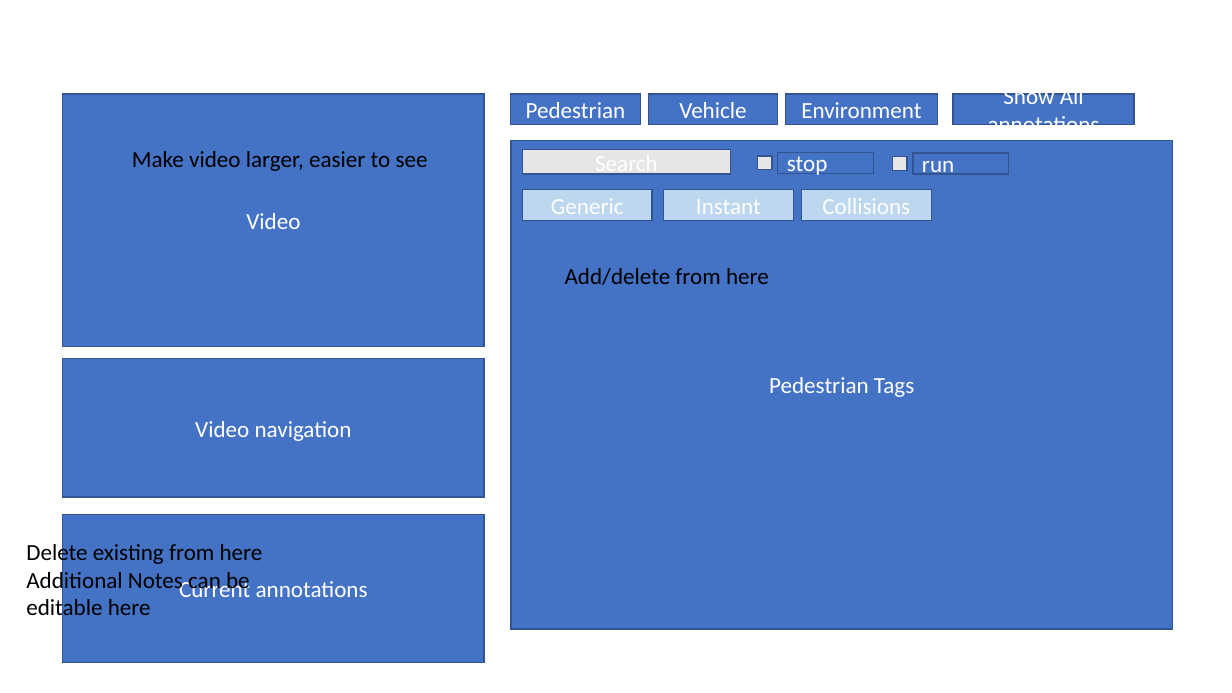
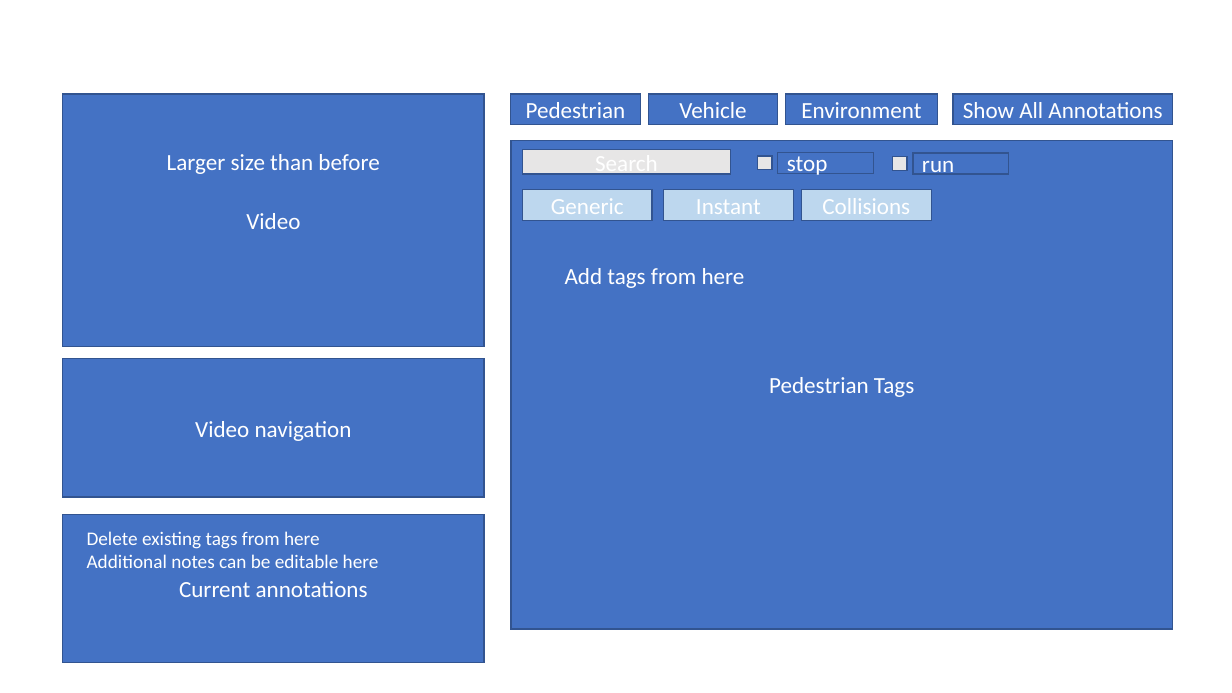
Before and after one commit to AugmentedDesignLab/ped-behavior-annotator, a slide deck: slide 4 of info-docs/UI.pptx. Drawn at 1232x693 pixels with LibreOffice and Linux fonts; fonts in the diff are those of the drawing. Boxes give left, top, right and bottom in pixels: in the first picture for what was removed or moved away, otherwise in the second. Text is boxed around its words. In the diff, an @@ line names an element or a change of style, - is before the commit and + after.

```diff
--- a/info-docs/UI.pptx
+++ b/info-docs/UI.pptx
@@ rectangle "Show All Annotations": place and size @@
-rectangle "Show All Annotations" at (953,94,1134,125)
+rectangle "Show All Annotations" at (953,94,1173,125)
@@ text in rectangle at (963,102,1162,125): text changed @@
-Show All annotations
+Show All Annotations
@@ text at (167,154,379,174): text changed; text colour #000000 to #FFFFFF @@
-Make video larger, easier to see
+Larger size than before
@@ text at (565,268,745,288): text changed; text colour #000000 to #FFFFFF @@
-Add/delete from here
+Add tags from here
@@ text at (87,531,379,568): text changed; size 18 to 15 pt; text colour #000000 to #FFFFFF @@
-Delete existing from here
-Additional Notes can be editable here
+Delete existing tags from here
+Additional notes can be editable here
```
